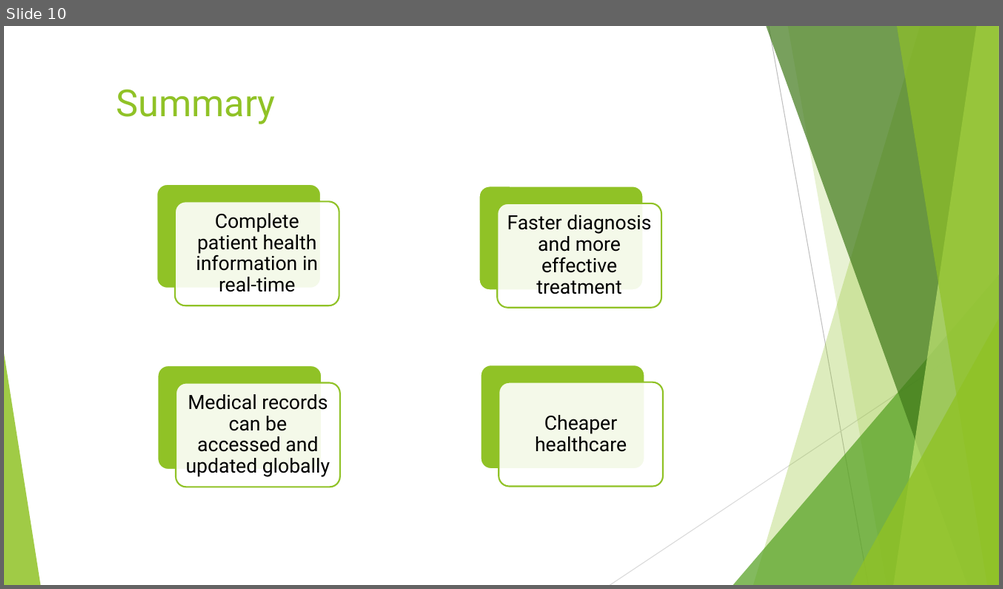
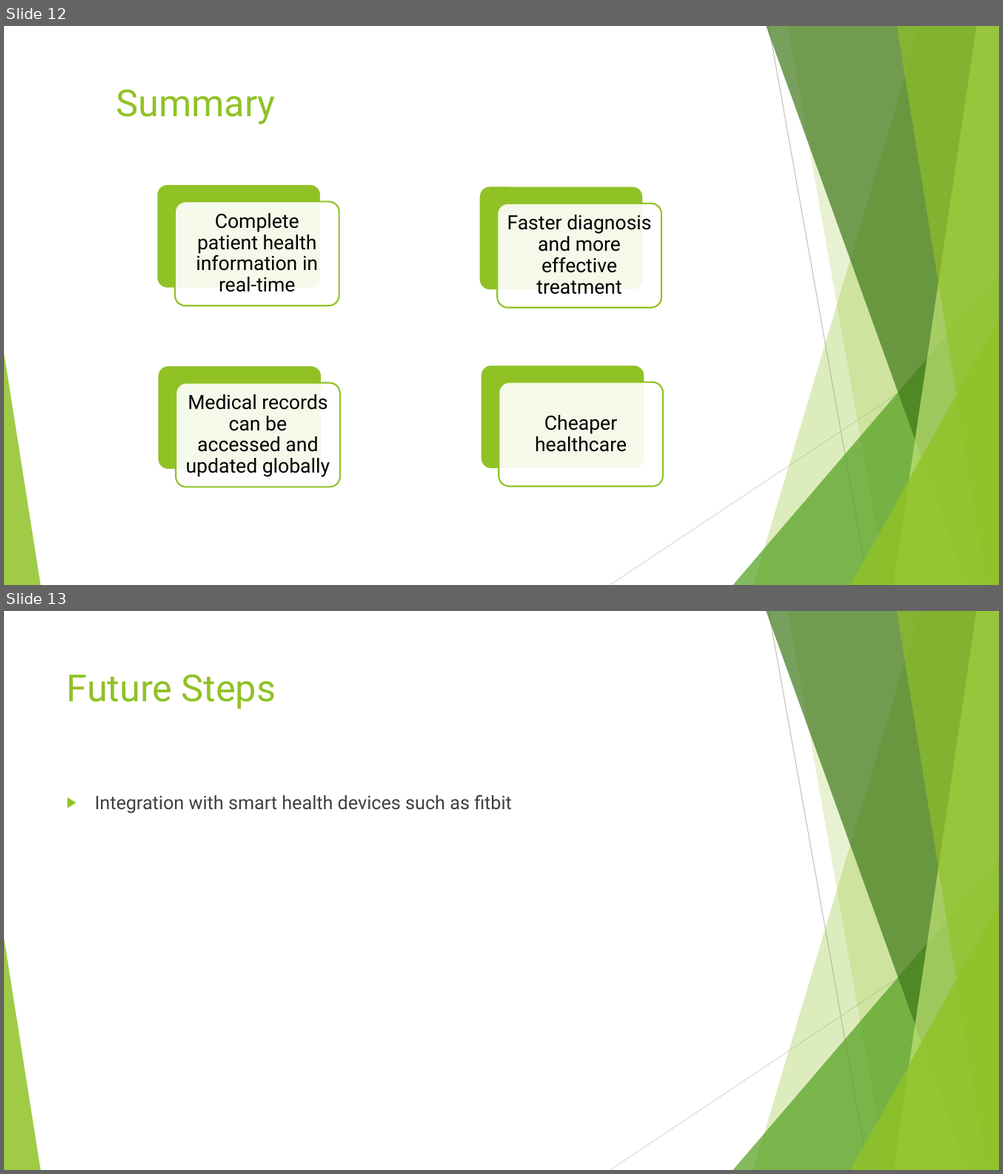
Before and after one commit to mathiassantoso/uniledger, a slide deck: Uniledger.pptx. Shown one above the other, each under a label of ours: slide 10 before the commit, slides 12 and 13 after it. The pictures are 1003x589 and 1003x1174 pixels, drawn with LibreOffice and Linux fonts; fonts in the diff are those of the drawing. Boxes give left, top, right and bottom in pixels: in the first picture for what was removed or moved away, otherwise in the second. Text is boxed around its words. In the diff, an @@ line names an element or a change of style, - is before the commit and + after.

```diff
--- a/Uniledger.pptx
+++ b/Uniledger.pptx
@@ slide 13 added at (4,611,999,1170), background #FFFFFF; not listed: 10 template elements that a slide beside it also shows @@
@@ title added at (67,674,276,709), 36 pt, text #90C226 @@
+Future Steps
@@ text added at (95,795,512,814), 18 pt, text #404040 @@
+▶ Integration with smart health devices such as fitbit
@@ what was slide 10 is now slide 12 @@
```
Also in this commit, not shown: 1 slide changed, 2 other slides added.
